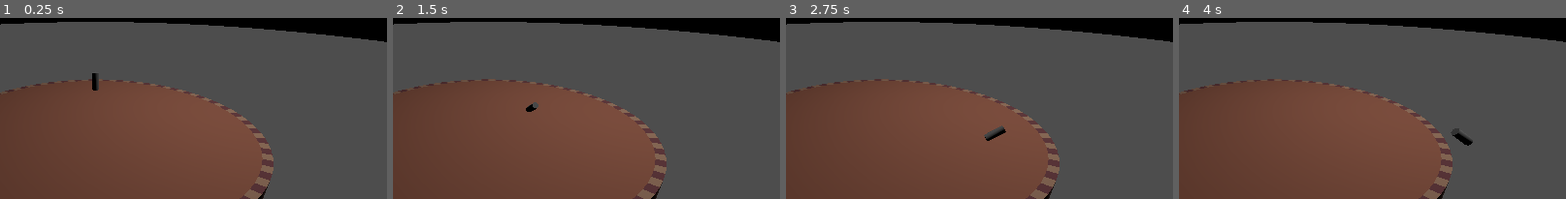
Above: before the commit, frames 1-4 (left to right).
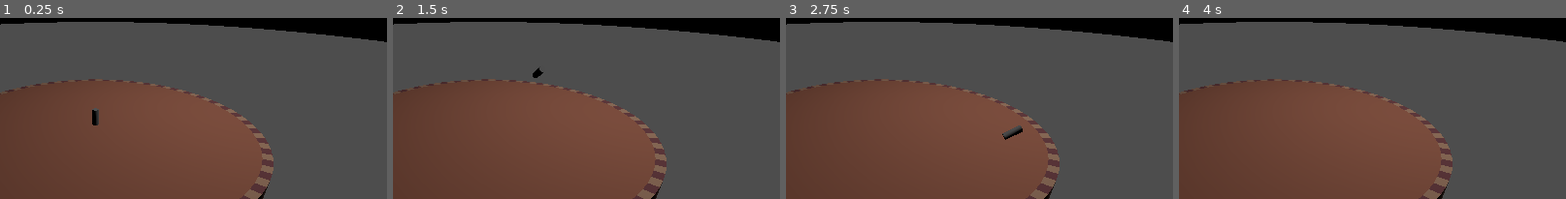
Above: after the commit, the same moments.

Repository: proximadams/Lucky-Erik-Alex-Jam-2025
Game: Godot game, scene res://World.tscn
Two runs of this game, one before a commit and one after it. Both use one fixed random seed, a clock stepped at 60 frames per second and the inputs below.
Inputs:
- Up to frame 1 (0.25 s): no input
- Up to frame 2 (1.5 s): tap Enter at 0.5 s; hold Right (ui_right) 0.53-1.28 s; tap Space at 1.25 s; hold Down (ui_down) from 1.28 s (still down)
- Up to frame 3 (2.75 s): release Down (ui_down) at 2.03 s; hold Right (ui_right) from 2.03 s (still down)
- Up to frame 4 (4 s): release Right (ui_right) at 2.78 s; hold Up (ui_up) 2.78-3.53 s; tap Enter at 3.5 s; hold Left (ui_left) from 3.53 s (still down)
The pictures show only the part of the screen within x 38-88%, y 1-51%; the shares and areas given below are measured in that part.

The runs differ from the first frame. In frame 1, 0.3% of the frame differs, in the area x 23-26%, y 30-60%; in frame 2, 0.2%; in frame 3, 0.4%, in the area x 51-62%, y 59-68%; in frame 4, 0.2%.

Commit message:
player bounce extra

Diff:
--- a/player.gd
+++ b/player.gd
@@ -1,10 +1,16 @@
 extends CharacterBody3D
 
 const SPEED = 5.0
-const JUMP_VELOCITY = 4.5
-const JUMP_CONSTANT_SPEED_TIME = 0.3
+const GRAVITY_SPEED = 10.0
+const JUMP_VELOCITY = 15.0
+const JUMP_CONSTANT_SPEED_TIME = 0.1
+const JUMP_GRACE_WINDOW_TIME = 0.1
 
-var jumpConstantSpeedTimer = 0.0
+var didJumpEarly = false
+var numJumpsSoFar = 1
+var jumpConstantSpeedTimer = JUMP_GRACE_WINDOW_TIME
+var jumpEarlyWindowTimer = JUMP_GRACE_WINDOW_TIME
+var secondsSinceOnFloor = 0.0
 
 func _physics_process(delta: float) -> void:
 	_set_angle()
@@ -13,21 +19,37 @@
 func _movement(delta: float):
 	# Add the gravity.
 	if not is_on_floor():
-		velocity += get_gravity() * delta
+		velocity += get_gravity() * delta * GRAVITY_SPEED
 
 	if is_on_floor():
+		secondsSinceOnFloor = 0.0
 		jumpConstantSpeedTimer = 0.0
+		if jumpEarlyWindowTimer < JUMP_GRACE_WINDOW_TIME and numJumpsSoFar <= 3:
+				numJumpsSoFar += 1
+		didJumpEarly = (jumpEarlyWindowTimer < JUMP_GRACE_WINDOW_TIME)
 		velocity.y = JUMP_VELOCITY
 		velocity.x = (rotation.z * SPEED * -0.7) + (velocity.x * 0.3)
 		velocity.z = (rotation.x * SPEED * 0.7) + (velocity.z * 0.3)
-	if jumpConstantSpeedTimer < JUMP_CONSTANT_SPEED_TIME:
+	secondsSinceOnFloor += delta
+	if jumpConstantSpeedTimer < JUMP_CONSTANT_SPEED_TIME * numJumpsSoFar:
 		jumpConstantSpeedTimer += delta
+		velocity.y = JUMP_VELOCITY
+	if JUMP_CONSTANT_SPEED_TIME <= jumpConstantSpeedTimer and not didJumpEarly and jumpConstantSpeedTimer <= secondsSinceOnFloor:
+		numJumpsSoFar = 1
+
+	if jumpEarlyWindowTimer < JUMP_GRACE_WINDOW_TIME:
+		jumpEarlyWindowTimer += delta
 
 	move_and_slide()
 
 func _input(event: InputEvent) -> void:
 	if event.is_action_pressed('restart'):
 		_restart_me()
+	if not event.is_echo() and event.is_action_pressed('jump'):
+		if jumpConstantSpeedTimer < JUMP_GRACE_WINDOW_TIME and numJumpsSoFar <= 3:
+			numJumpsSoFar += 1
+		else:
+			jumpEarlyWindowTimer = 0.0
 
 # This is purely a debug function. Delete it later
 func _restart_me():
